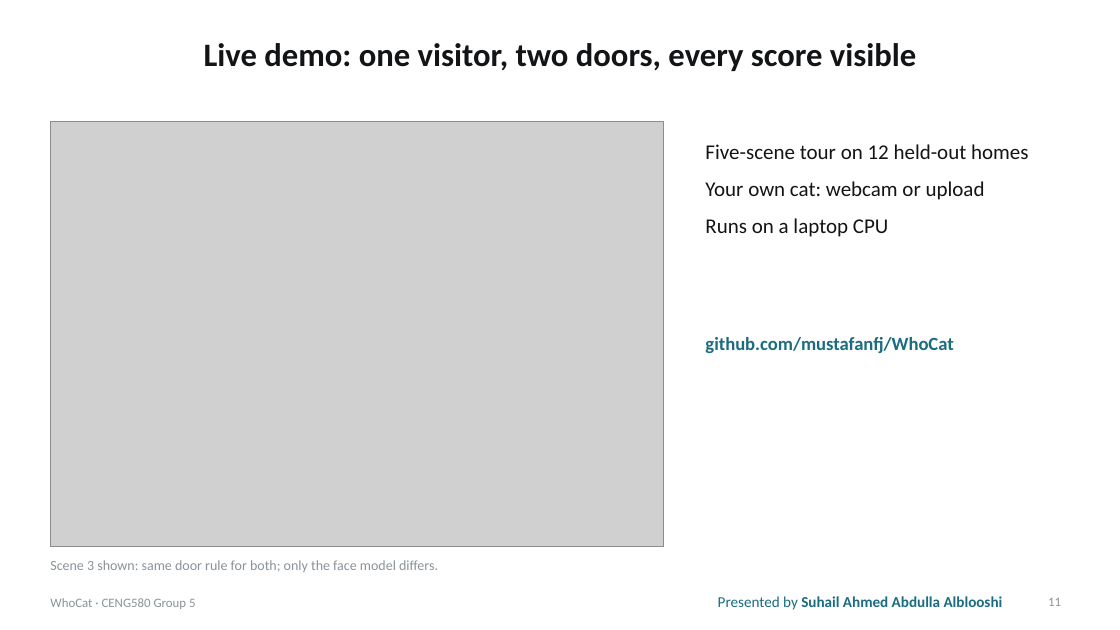
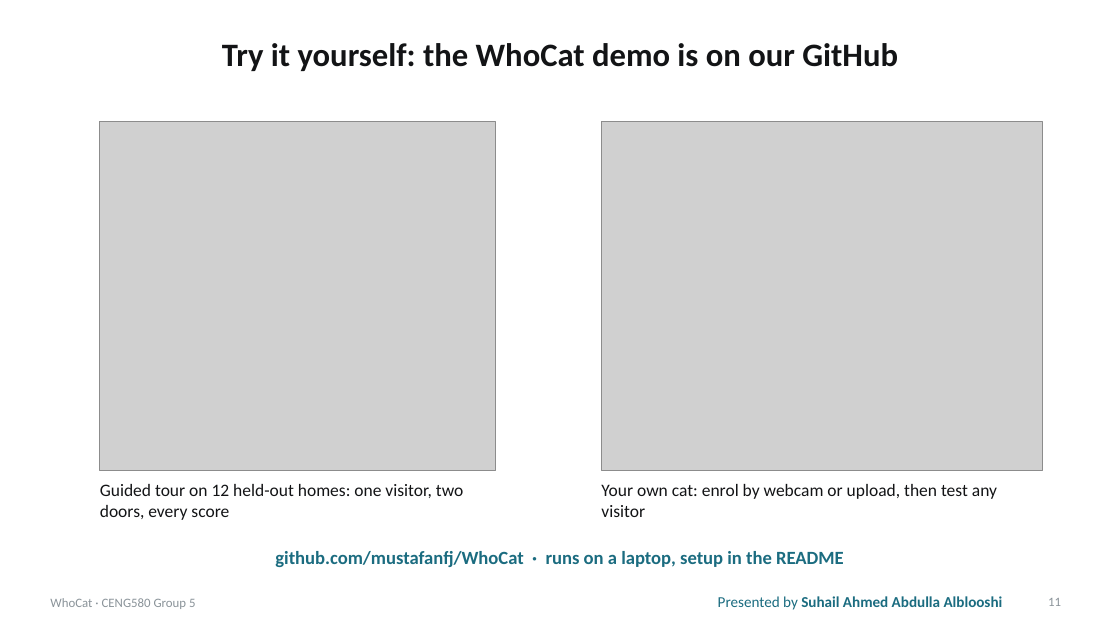
Before and after one commit to mustafanfj/WhoCat, a slide deck: slide 11 of paper/WhoCat_CENG580_Presentation.pptx. Drawn at 1120x630 pixels with LibreOffice and Linux fonts; fonts in the diff are those of the drawing; grey boxes stand for pictures. Boxes give left, top, right and bottom in pixels: in the first picture for what was removed or moved away, otherwise in the second. Text is boxed around its words. In the diff, an @@ line names an element or a change of style, - is before the commit and + after.

```diff
--- a/paper/WhoCat_CENG580_Presentation.pptx
+++ b/paper/WhoCat_CENG580_Presentation.pptx
@@ title at (222,43,898,71): text changed @@
-Live demo: one visitor, two doors, every score visible
+Try it yourself: the WhoCat demo is on our GitHub
@@ picture: place and size @@
-picture at (50,122,664,546)
+picture at (100,122,496,471)
@@ picture added at (602,122,1043,471) @@
@@ text removed at (705,144,1028,237) @@
-Five-scene tour on 12 held-out homes
-Your own cat: webcam or upload
-Runs on a laptop CPU
@@ text removed at (705,337,953,353) @@
-github.com/mustafanfj/WhoCat
@@ text added at (100,484,463,520), 15 pt, text #131416 @@
+Guided tour on 12 held-out homes: one visitor, two doors, every score
@@ text added at (601,484,997,517), 15 pt, text #131416 @@
+Your own cat: enrol by webcam or upload, then test any visitor
@@ text removed at (50,560,438,572) @@
-Scene 3 shown: same door rule for both; only the face model differs.
@@ text added at (275,551,844,567), 16 pt, text #1B6C80, bold @@
+github.com/mustafanfj/WhoCat · runs on a laptop, setup in the README
```
Also in this commit, not shown: 2 other slides changed.
